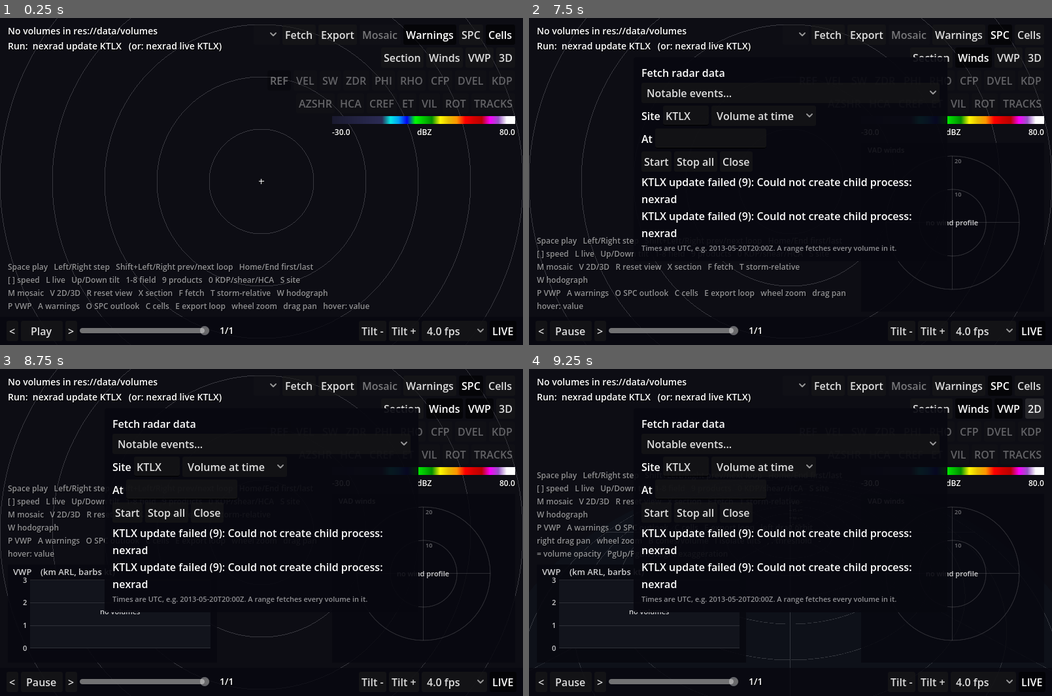
Above: before the commit, frames 1-4 (two rows, left to right).
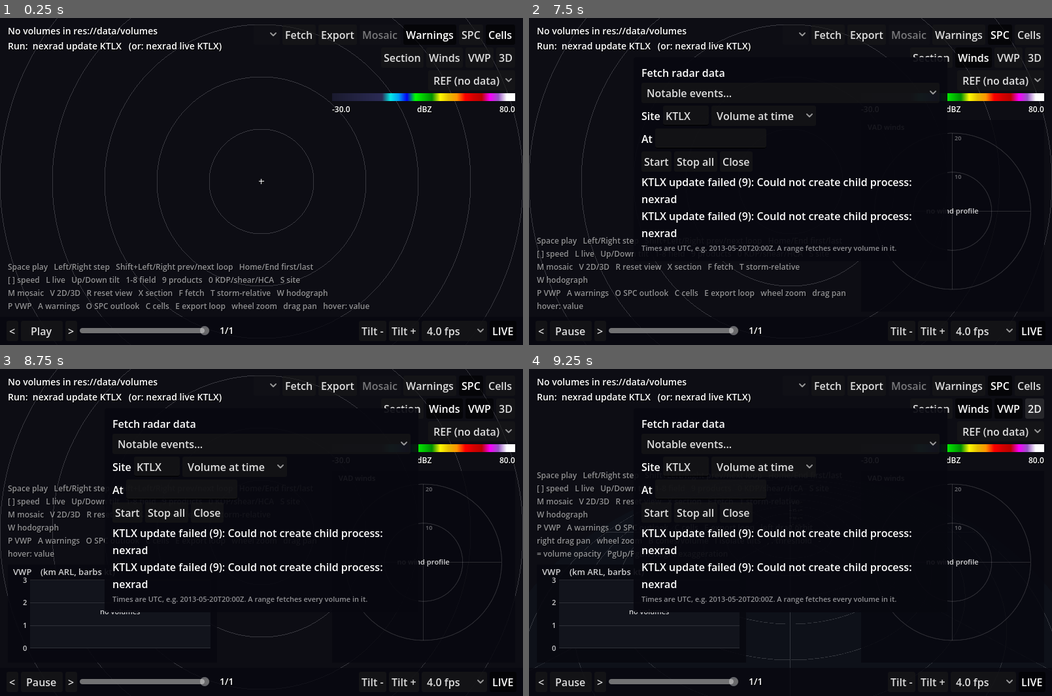
Above: after the commit, the same moments.

Repository: computerdane/droplet
Game: Godot game, scene res://scenes/main.tscn
Two runs of this game, one before a commit and one after it. Both use one fixed random seed, a clock stepped at 60 frames per second and the inputs below.
Inputs:
- Up to frame 1 (0.25 s): no input
- Up to frame 2 (7.5 s): click "Play" at 0.5 s; click "Fetch" at 1.25 s; click "Start" at 2 s; click "Start" at 2.75 s; click "Export" at 3.5 s; click "Warnings" at 4.25 s; click "SPC" at 5 s; click "Cells" at 5.75 s; click "Section" at 6.5 s; click "Winds" at 7.25 s
- Up to frame 3 (8.75 s): click "VWP" at 8 s
- Up to frame 4 (9.25 s): click "3D" at 8.75 s

The runs differ from the first frame. In frame 1, 2.6% of the frame differs, in the area x 51-99%, y 18-36%; in frame 2, 1.8%; in frame 3, 1.8%; in frame 4, 1.8%.

Commit message:
Compact radar field controls into picker

Diff:
--- a/scripts/hud.gd
+++ b/scripts/hud.gd
@@ -1,6 +1,6 @@
 class_name Hud
 extends Control
-## On-screen controls: info text, site picker, 2D/3D toggle, field buttons, colour legend and
+## On-screen controls: info text, site picker, 2D/3D toggle, field picker, colour legend and
 ## a playback bar. Built in code; emits intent signals and main.gd pushes state back via
 ## the set_* methods. Nothing here takes keyboard focus, so shortcuts keep working, except
 ## the text fields of the fetch panel while it is open.
@@ -79,7 +79,8 @@
 var section_button: Button
 var section: SectionView
 var fetch_panel: FetchPanel
-var field_buttons: Dictionary = {}  # name -> Button
+var field_option: OptionButton
+var _field_names: Array = []
 var srm_row: HFlowContainer
 var srm_button: Button
 var srm_auto_button: Button
@@ -206,21 +207,22 @@
 	row.add_child(view_button)
 
 	var fields := _flow(box)
-	var group := ButtonGroup.new()
-	var names: Array = RadarVolume.FIELDS + RadarVolume.PRODUCTS + [RotationTracks.VIEW_FIELD]
-	for i in names.size():
-		var fname: String = names[i]
+	field_option = OptionButton.new()
+	field_option.focus_mode = Control.FOCUS_NONE
+	field_option.fit_to_longest_item = false
+	field_option.tooltip_text = "Radar product / field to display (number keys cycle it)"
+	_field_names = RadarVolume.FIELDS + RadarVolume.PRODUCTS + [RotationTracks.VIEW_FIELD]
+	for i in _field_names.size():
+		var fname: String = _field_names[i]
 		var tip := "%s (%d)" % [fname, i + 1] if i < 8 else "%s (0)" % fname
 		if FIELD_NAMES.has(fname):
 			tip = "%s: %s (0 cycles KDP / AZSHR / HCA)" % [fname, FIELD_NAMES[fname]]
 		if fname in RadarVolume.PRODUCTS:
 			tip = "%s: %s, plan view only (9 cycles products)" % [fname, PRODUCT_NAMES[fname]]
-		var b := _button(fname, tip)
-		b.toggle_mode = true
-		b.button_group = group
-		b.pressed.connect(func() -> void: field_selected.emit(fname))
-		fields.add_child(b)
-		field_buttons[fname] = b
+		field_option.add_item(fname)
+		field_option.set_item_tooltip(i, tip)
+	field_option.item_selected.connect(func(i: int) -> void: field_selected.emit(_field_names[i]))
+	fields.add_child(field_option)
 
 	_build_srm_row(box)
 
@@ -604,10 +606,12 @@
 
 
 func set_field(field_name: String, available: Array, storm_relative := false) -> void:
-	for n in field_buttons:
-		var b: Button = field_buttons[n]
-		b.set_pressed_no_signal(n == field_name)
-		b.modulate = Color.WHITE if available.has(n) else Color(1, 1, 1, 0.4)
+	for i in _field_names.size():
+		var n: String = _field_names[i]
+		field_option.set_item_text(i, n if available.has(n) else "%s (no data)" % n)
+	var idx := _field_names.find(field_name)
+	if idx >= 0 and field_option.selected != idx:
+		field_option.select(idx)
 	var rng := Colormaps.range_of(field_name)
 	legend_tex.texture = Colormaps.texture_for(field_name)
 	legend_lo.text = str(rng[0])
